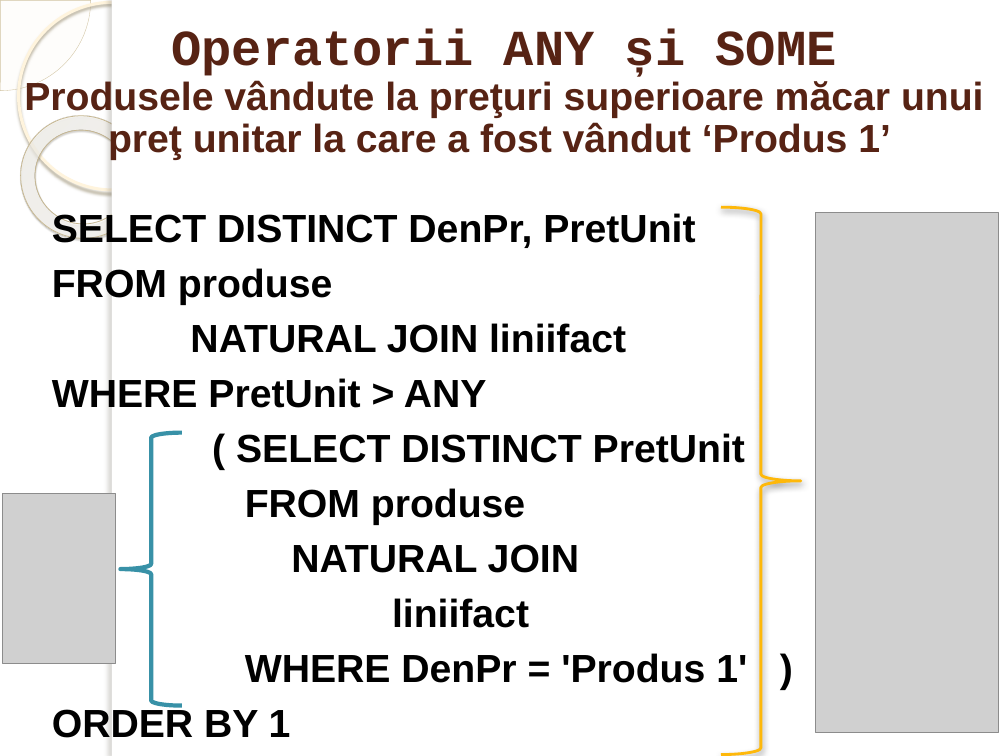
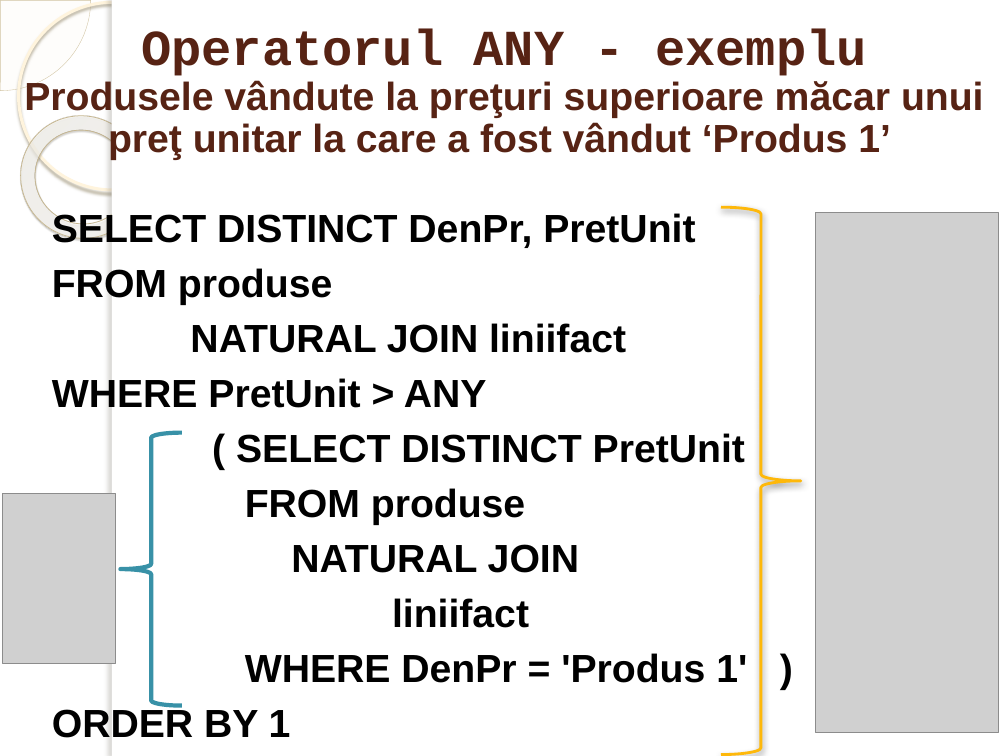
Before and after one commit to marinfotache/Baze-de-date-I, a slide deck: slide 15 of 14-18_SQL Interogari avansate/15_SQL6_SELECT_Subconsultari_WHERE_HAVING.pptx (slide 13 before the commit). Drawn at 1008x756 pixels with LibreOffice and Linux fonts; fonts in the diff are those of the drawing; grey boxes stand for pictures; background and template pictures are left out. Boxes give left, top, right and bottom in pixels: in the first picture for what was removed or moved away, otherwise in the second. Text is boxed around its words. In the diff, an @@ line names an element or a change of style, - is before the commit and + after.

```diff
--- a/14-18_SQL Interogari avansate/15_SQL6_SELECT_Subconsultari_WHERE_HAVING.pptx
+++ b/14-18_SQL Interogari avansate/15_SQL6_SELECT_Subconsultari_WHERE_HAVING.pptx
@@ text at (141, 28, 867, 76): text changed @@
-Operatorii ANY și SOME
+Operatorul ANY - exemplu
```
Also in this commit, not shown: 3 other slides changed, 3 slides added.
